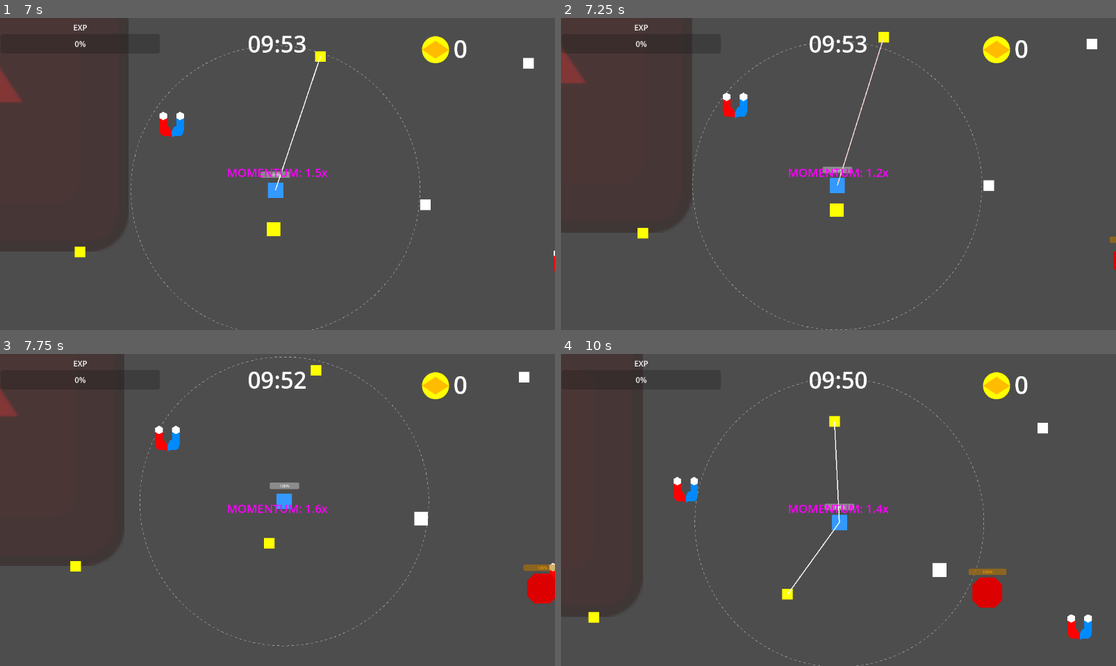
Above: before the commit, frames 1-4 (two rows, left to right).
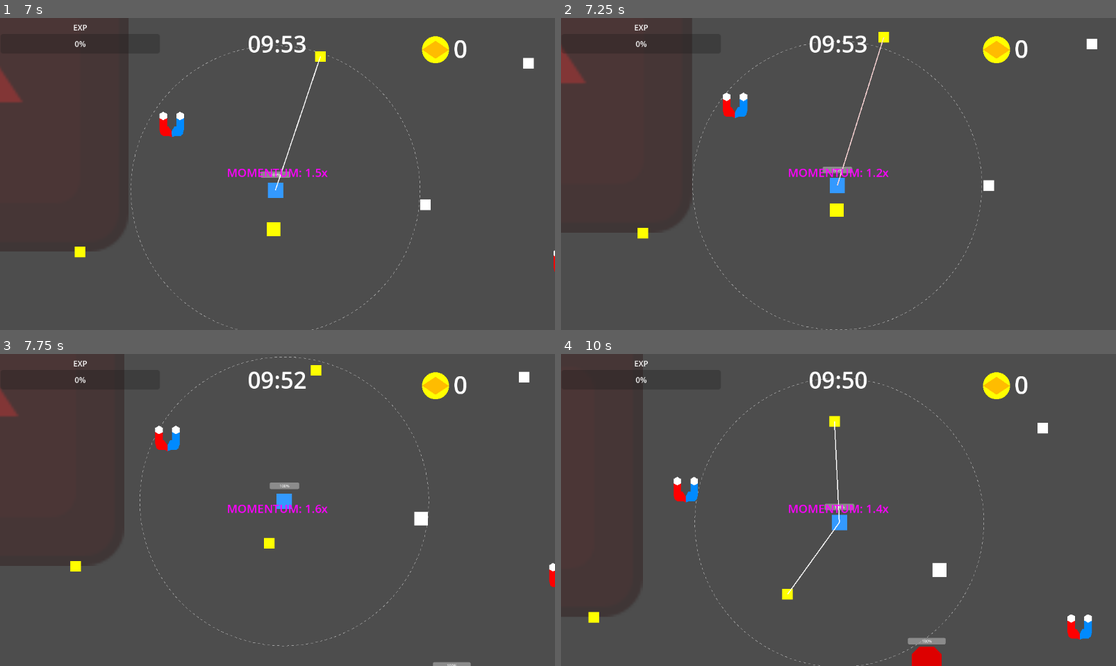
Above: after the commit, the same moments.

Repository: MusTea200/AFKMonsters
Game: Godot game, scene res://MainMenu.tscn
The game is run twice, just before and just after one commit, with the same random seed, the same clock (stepped at 60 frames per second) and the same inputs. The engine's default icon, where the game draws it, is replaced by a stand-in: a white triangle on a blue panel in a dark square.
Inputs (mouse positions are in pixels of both pictures, inside the frame that each line leads up to):
- Up to frame 1 (7 s): click "Play" at 0.5 s; tap Enter (ui_accept) at 1.25, 1.52, 1.82, 4.52, 4.82 s; move the mouse to (399, 158) at 1.27 s; hold Right (ui_right) 1.28-2 s; tap Space every 1.5 s from 1.35 to 5.85 s; click (399, 158) at 1.42 s; drag from (166, 189) to (321, 220) at 2.02 s; move the mouse to (333, 105) at 2.77 s; hold Right (ui_right) 2.78-3.5 s; click (333, 105) at 2.92 s; drag from (249, 236) to (111, 127) at 3.52 s; move the mouse to (444, 220) at 4.27 s; hold Left (ui_left) 4.28-5 s; click (444, 220) at 4.42 s; drag from (111, 127) to (99, 220) at 5.02 s; move the mouse to (305, 174) at 5.77 s; hold Down (ui_down) 5.78-6.5 s; click (305, 174) at 5.92 s; drag from (194, 96) to (166, 189) at 6.52 s
- Up to frame 2 (7.25 s): no input
- Up to frame 3 (7.75 s): move the mouse to (399, 494) at 7.27 s; hold Up (ui_up) from 7.28 s (still down); tap Space at 7.35 s; click (399, 494) at 7.42 s; tap Enter (ui_accept) at 7.52 s
- Up to frame 4 (10 s): tap Enter (ui_accept) at 7.82 s; release Up (ui_up) at 8 s; drag from (727, 525) to (1082, 603) at 8.02 s; move the mouse to (894, 441) at 8.77 s; hold Down (ui_down) 8.78-9.5 s; tap Space at 8.85 s; click (894, 441) at 8.92 s; drag from (810, 572) to (1082, 662) at 9.52 s

Frame 1 is identical in both runs. In frame 2, less than 0.1% of the frame differs, in the area x 98-100%, y 70-81%; in frame 3, 0.6%; in frame 4, 1.1%, in the area x 62-81%, y 68-100%.

Commit message:
fix: resolve auto aim not targeting enemies correctly by using proper substring matching and instance naming
Co-authored-by: MusTea200 <172600404+MusTea200@users.noreply.github.com>

Diff:
--- a/godot_project/Arena.gd
+++ b/godot_project/Arena.gd
@@ -203,6 +203,7 @@
 	for i in range(current_spawn_multiplier):
 		var final_pos = spawn_pos + Vector2(cos(angle), sin(angle)) * randf_range(0, 200)
 		var enemy_instance = enemy_scene.instantiate()
+		enemy_instance.name = "Enemy_" + str(randi() % 1000000)
 		enemy_instance.global_position = final_pos
 		enemy_instance.max_health *= difficulty_multiplier
 		if is_horde_mode:
@@ -454,6 +455,7 @@
 	var angle = randf() * 2.0 * PI
 	var spawn_pos = player_node.global_position + Vector2(cos(angle), sin(angle)) * spawn_radius
 	var boss = enemy_scene.instantiate()
+	boss.name = "EnemyBoss"
 	boss.global_position = spawn_pos
 	boss.scale = Vector2(3.0, 3.0)
 	boss.max_health = 1000.0 * pow(1.5, Global.successful_loops) # HUGE HP
--- a/godot_project/CombatComponent.gd
+++ b/godot_project/CombatComponent.gd
@@ -142,9 +142,6 @@
 			var touch_aim = Global.right_joystick.get_joystick_vector()
 			if touch_aim.length() > 0.1:
 				manual_aim_dir = touch_aim.normalized()
-	elif Global.current_input_type == Global.InputType.KEYBOARD and Input.is_mouse_button_pressed(MOUSE_BUTTON_LEFT):
-		# Optional: allow mouse drag to shoot in a direction in PC. For now fallback to closest enemy if not manually aiming.
-		pass
 
 	var final_base_dir = Vector2.ZERO
 
@@ -157,7 +154,7 @@
 		var closest_dist = INF
 
 		for child in scene_root.get_children():
-			if child is Node2D and child.has_method("take_damage") and "Enemy" in child.name:
+			if child is Node2D and child.has_method("take_damage") and child.name.find("Enemy") != -1:
 				var dist = player.global_position.distance_to(child.global_position)
 				if dist < 1500.0: # Range limit
 					if dist < closest_dist:
